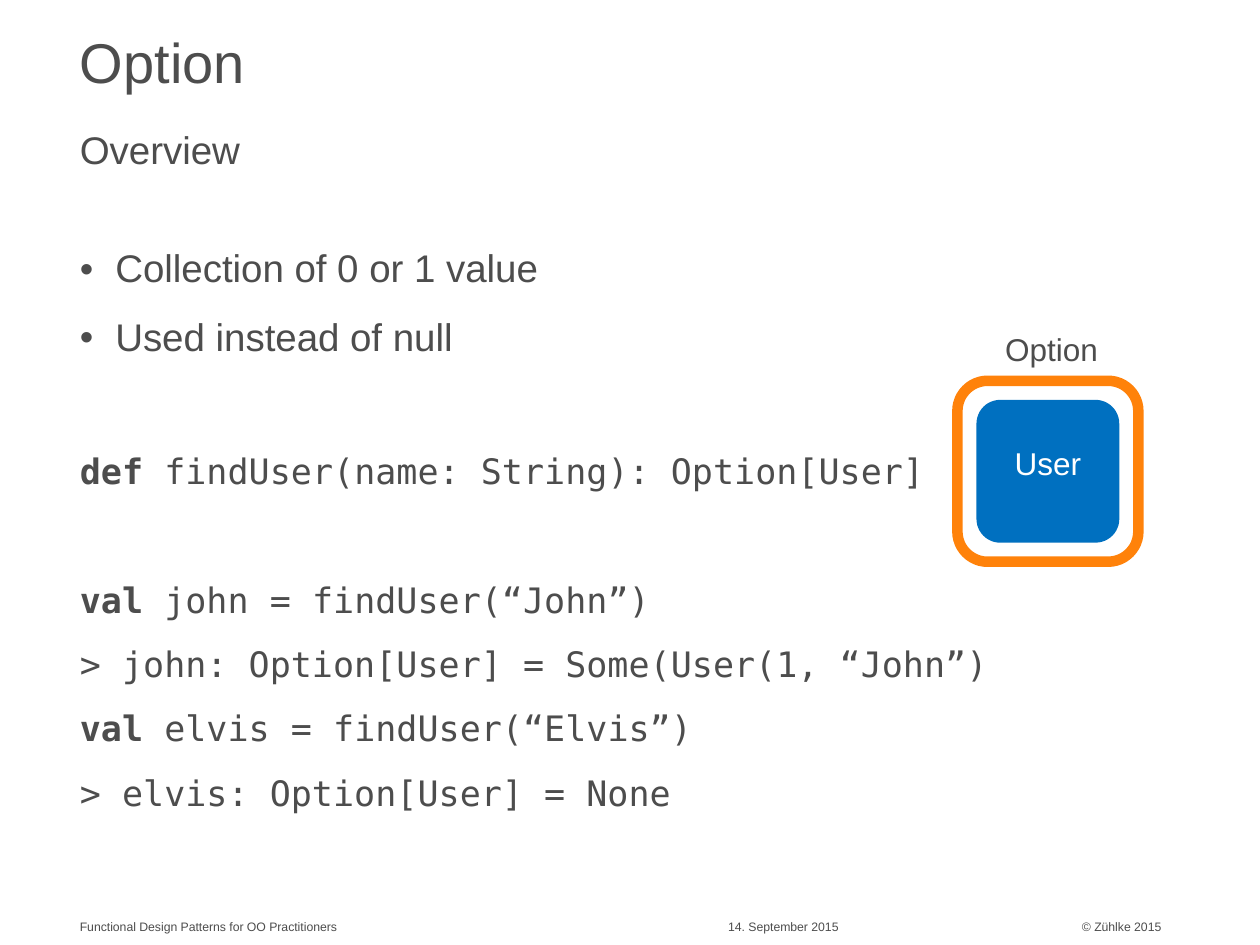
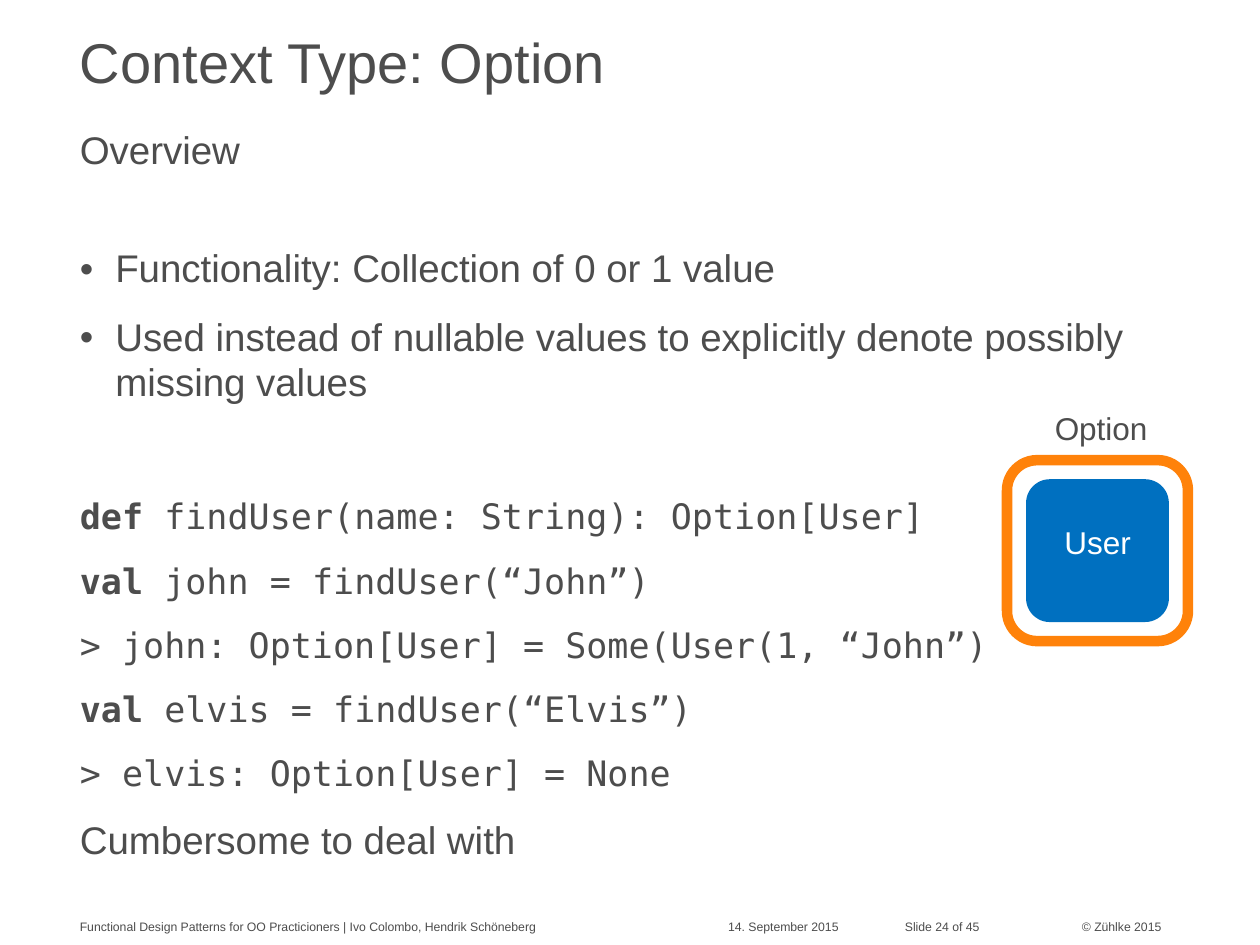
Before and after one commit to aax/zdays-fp-patterns, a slide deck: slide 24 of Functional Design Patterns for OO Practitioners.pptx (slide 15 before the commit). Drawn at 1260x945 pixels with LibreOffice and Linux fonts; fonts in the diff are those of the drawing. Boxes give left, top, right and bottom in pixels: in the first picture for what was removed or moved away, otherwise in the second. Text is boxed around its words. In the diff, an @@ line names an element or a change of style, - is before the commit and + after.

```diff
--- a/Functional Design Patterns for OO Practitioners.pptx
+++ b/Functional Design Patterns for OO Practitioners.pptx
@@ title at box(80, 42, 605, 93): text changed @@
-Option
+Context Type: Option
@@ text at box(115, 254, 1123, 404): text changed @@
-• Collection of 0 or 1 value
-• Used instead of null
+• Functionality: Collection of 0 or 1 value
+• Used instead of nullable values to explicitly denote possibly missing values
@@ 2 texts, 2 rounded rectangles: place and size @@
-2 texts, 2 rounded rectangles at box(958, 338, 1139, 562)
+2 texts, 2 rounded rectangles at box(1007, 417, 1188, 641)
@@ text at box(80, 826, 515, 855): paragraph added @@
+Cumbersome to deal with
@@ text at box(80, 922, 536, 934): text changed @@
-Functional Design Patterns for OO Practitioners
+Functional Design Patterns for OO Practicioners | Ivo Colombo, Hendrik Schöneberg
@@ text added at box(905, 922, 980, 931), 7 pt, text #4D4D4D @@
+Slide 24 of 45
```
Also in this commit, not shown: 23 other slides changed, 21 slides added, 2 other files.
